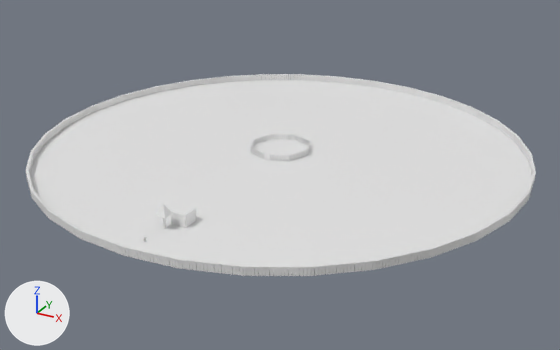
One commit to the FBX model GoldenRevenge/Assets/ArtistTesting/Models/FBX/Blocking/Level Design/Level Design BLOCKING_Blender.fbx: the scene before it, then after it.
One viewpoint serves both versions: a 50 mm lens placed at (143.5, -261.4, 119.3), pointed at (2.6, -5.2, -8.8). Every picture has the same lights, and +X, +Y and +Z are marked at lower left. Where no turn or scale is listed for an object, it has been applied to the vertices.

Objects in the first picture: 'Circle', 'Cylinder.001', 'Palo_BossZone', 'Palo_Cerca', 'SM_Cabaña_6x6x4.5', 'Suelo_BossZone'.
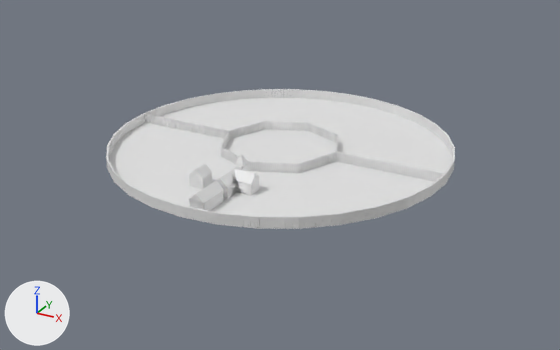
ob_curve_cerca is not drawn itself; it is the parent of ob_circle, ob_palo_cerca.

Boxes [x1, y1, x2, y2] around the edits, measured in the pictures (560 x 350 px):
'Circle', rescaled: before [30, 80, 531, 275]; after [109, 97, 452, 216]
'Palo_Cerca', reshaped, rescaled (32% narrower, 31% shorter): before [25, 74, 536, 276]; after [106, 89, 455, 229]
'Palo_BossZone_MOD', added: after [220, 121, 338, 173]
'SM_Palo_Divisor', added: after [145, 114, 445, 182]
'SM_Cabaña_6x6x4.002', added: after [217, 166, 260, 198]
'SM_Cabaña_6x6x4.5', moved: before [171, 205, 196, 228]; after [189, 164, 213, 189]
'SM_Cabaña_6x6x4.001', added: after [188, 181, 224, 211]
'Palo_BossZone', deleted: before [251, 134, 310, 161]
'Cylinder.001', moved: before [155, 204, 173, 218]; after [235, 154, 249, 167]
'Suelo_BossZone', unchanged, uncovered by the edit: before [254, 139, 308, 161]; after [225, 129, 336, 173]

The change, as a list of edits to the scene's bpy script:
```text
Change me_cube_005:
    used by ob_palo_cerca; parent = ob_curve_cerca; location = (0.0, 0.0, 0.0); scale = (0.01, 0.01, 0.01)
    remove me_cube_005.from_pydata(...)  # 4568 vertices, 3426 faces; spans x -100.0..100.0, y -100.0..100.0, z 0.0..3.0
    add me_cube_005.from_pydata(...)  # 4560 vertices, 3420 faces; spans x -100.0..100.0, y -100.0..100.0, z 0.0..6.0
    me_cube_005 part 1: 2294 vertices moved from x -100.0..100.0, y -100.0..100.0, z 0.0..3.0 to x -100.0..100.0, y -100.0..100.0, z 0.0..6.0; 54 vertices removed from x -99.0..98.0, y -94.0..100.0, z 0.0..3.0; 54 vertices added at x -99.0..98.0, y -94.0..100.0, z 0.0..6.0
Add me_cube_006:
    me_cube_006.from_pydata(...)  # 21 vertices, 18 faces; spans x -0.2..6.2, y -0.4..12.4, z 0.0..7.45
Add me_cube_003_1:
    me_cube_003_1.from_pydata(...)  # 1504 vertices, 1128 faces; spans x -25.2..25.2, y -25.2..25.2, z 0.0..4.0
Add me_cube_008:
    me_cube_008.from_pydata(...)  # 31 vertices, 29 faces; spans x -0.2..12.2, y -0.4..12.4, z 0.0..7.45
Add me_cube_005_1:
    me_cube_005_1.from_pydata(...)  # 928 vertices, 696 faces; spans x -95.1..43.9, y -0.2..0.2, z 0.0..4.0
Change ob_sm_cabaña_6x6x4_5:
    ob_sm_cabaña_6x6x4_5.location: (0.0, -76.0, 0.0) -> (-12.0, -48.0, 0.0)
Change ob_cylinder_001:
    ob_cylinder_001.location: (0.0, -79.5, 0.0) -> (0.0, -30.5, 0.0)
Change ob_curve_cerca:
    ob_curve_cerca.scale: (100.0, 100.0, 100.0) -> (70.0, 70.0, 70.0)
Remove ob_palo_bosszone:
    ob_palo_bosszone = bpy.data.objects.new('Palo_BossZone', me_cube_003)
    ob_palo_bosszone.location = (0.0, 0.0, 0.0)
Add ob_sm_cabaña_6x6x4_001:
    ob_sm_cabaña_6x6x4_001 = bpy.data.objects.new('SM_Cabaña_6x6x4.001', me_cube_006)
    ob_sm_cabaña_6x6x4_001.location = (0.0, -65.0, 0.0)
Add ob_palo_bosszone_mod:
    ob_palo_bosszone_mod = bpy.data.objects.new('Palo_BossZone_MOD', me_cube_003_1)
    ob_palo_bosszone_mod.location = (0.0, 0.0, 0.0)
Add ob_sm_cabaña_6x6x4_002:
    ob_sm_cabaña_6x6x4_002 = bpy.data.objects.new('SM_Cabaña_6x6x4.002', me_cube_008)
    ob_sm_cabaña_6x6x4_002.location = (0.0, -50.0, 0.0)
Add ob_sm_palo_divisor:
    ob_sm_palo_divisor = bpy.data.objects.new('SM_Palo_Divisor', me_cube_005_1)
    ob_sm_palo_divisor.location = (25.6, 0.0, 0.0)
```
